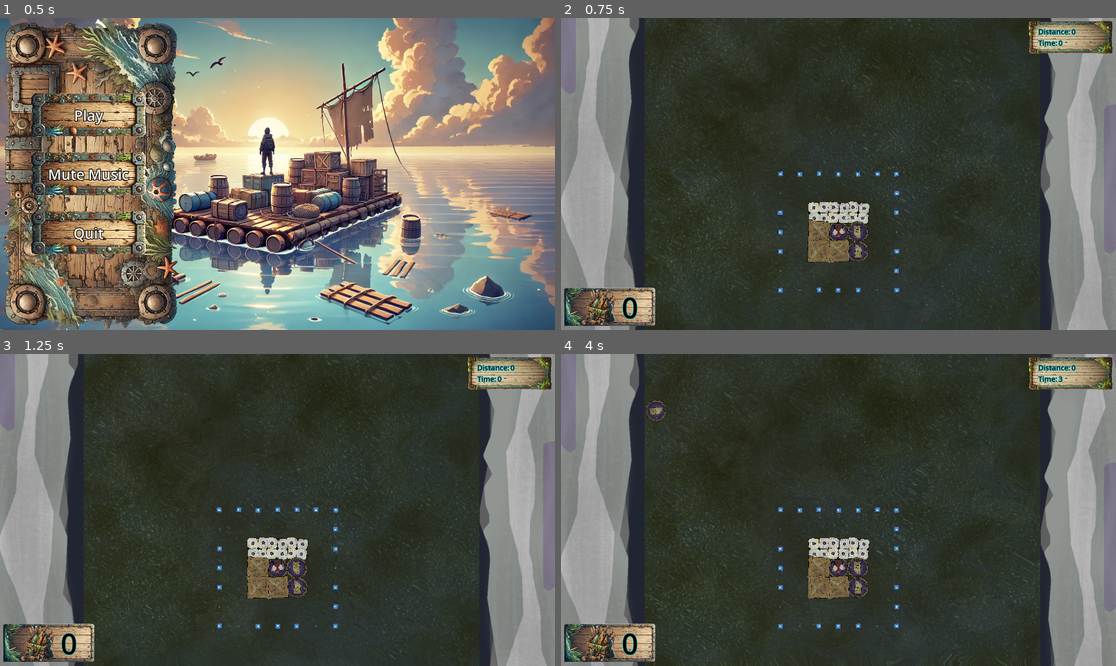
Above: before the commit, frames 1-4 (two rows, left to right).
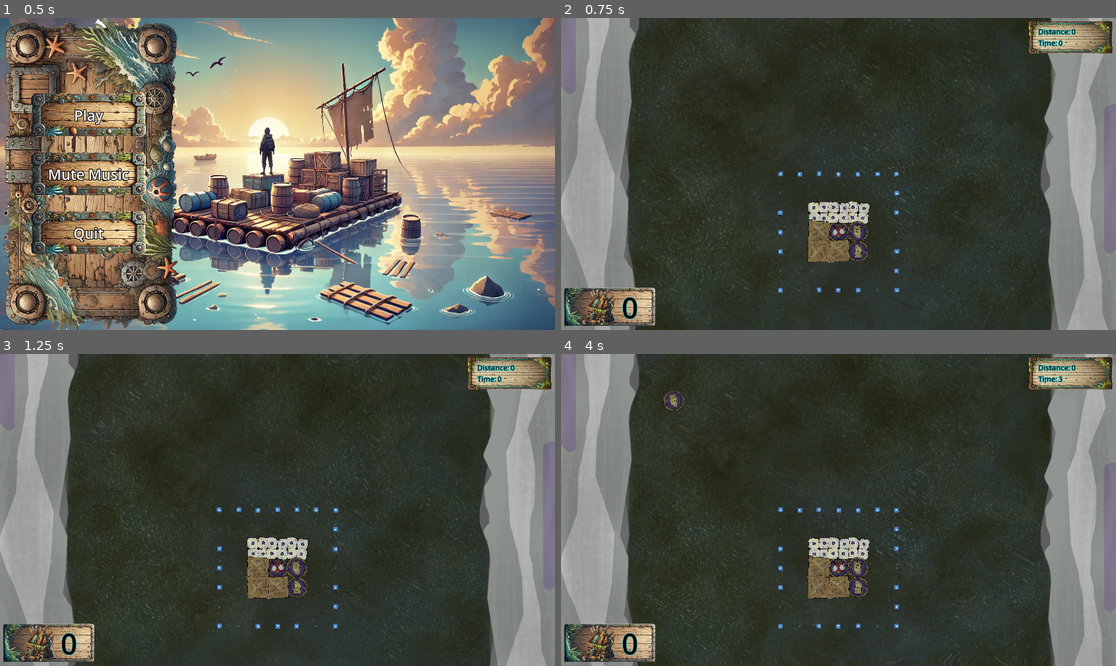
Above: after the commit, the same moments.

Repository: ARCsweden/GameJam2024FallA
Game: Godot game, scene res://UI/main_menu.tscn
Two runs of this game, one before a commit and one after it. Both use one fixed random seed, a clock stepped at 60 frames per second and the inputs below. The engine's default icon, where the game draws it, is replaced by a stand-in: a white triangle on a blue panel in a dark square.
Inputs (mouse positions are in pixels of both pictures, inside the frame that each line leads up to):
- Up to frame 1 (0.5 s): no input
- Up to frame 2 (0.75 s): click "Play" at 0.5 s
- Up to frame 3 (1.25 s): no input
- Up to frame 4 (4 s): tap Enter (DebugRebuild) at 1.25 s; move the mouse to (960, 494) at 1.27 s; click (960, 494) at 1.42 s; move the mouse to (727, 525) at 2.02 s; click (727, 525) at 2.17 s; move the mouse to (894, 441) at 2.77 s; click (894, 441) at 2.92 s; move the mouse to (810, 572) at 3.52 s; click (810, 572) at 3.67 s

Frame 1 is identical in both runs. In frame 2, 0.2% of the frame differs, in the area x 12-89%, y 0-94%; in frame 3, 0.1%; in frame 4, 0.6%, in the area x 12-89%, y 0-100%.

Commit message:
Separated walls and added bounce

Diff:
--- a/dontdrowntogether/Scenes/Walls.tscn
+++ b/dontdrowntogether/Scenes/Walls.tscn
@@ -1,7 +1,8 @@
-[gd_scene load_steps=5 format=3 uid="uid://becbpdg61vwge"]
+[gd_scene load_steps=6 format=3 uid="uid://becbpdg61vwge"]
 
 [ext_resource type="Script" path="res://Scripts/Walls.gd" id="1_qyktd"]
 [ext_resource type="Texture2D" uid="uid://3h803uy12370" path="res://icon.svg" id="2_l7dus"]
+[ext_resource type="Script" path="res://Scripts/wall.gd" id="2_pc87c"]
 
 [sub_resource type="RectangleShape2D" id="RectangleShape2D_qgky3"]
 size = Vector2(3373.5, 2823)
@@ -9,25 +10,33 @@
 [sub_resource type="RectangleShape2D" id="RectangleShape2D_2bc84"]
 size = Vector2(2904, 2858.5)
 
-[node name="Walls" type="RigidBody2D"]
-collision_layer = 16
-collision_mask = 16
-gravity_scale = 0.0
-lock_rotation = true
+[node name="Walls" type="Node2D"]
 script = ExtResource("1_qyktd")
 
-[node name="LeftWall" type="CollisionShape2D" parent="."]
+[node name="LeftWall" type="StaticBody2D" parent="."]
+collision_layer = 20
+collision_mask = 20
+constant_linear_velocity = Vector2(150, 0)
+
+[node name="LeftWallCollision" type="CollisionShape2D" parent="LeftWall"]
 position = Vector2(-1688, -446)
 shape = SubResource("RectangleShape2D_qgky3")
+script = ExtResource("2_pc87c")
 metadata/_edit_group_ = true
 
-[node name="Sprite2D" type="Sprite2D" parent="LeftWall"]
+[node name="Sprite2D" type="Sprite2D" parent="LeftWall/LeftWallCollision"]
 texture = ExtResource("2_l7dus")
 
-[node name="RightWall" type="CollisionShape2D" parent="."]
+[node name="RightWall" type="StaticBody2D" parent="."]
+collision_layer = 20
+collision_mask = 20
+constant_linear_velocity = Vector2(-150, 0)
+
+[node name="RightWallCollision" type="CollisionShape2D" parent="RightWall"]
 position = Vector2(3495, -399)
 shape = SubResource("RectangleShape2D_2bc84")
+script = ExtResource("2_pc87c")
 metadata/_edit_group_ = true
 
-[node name="Sprite2D" type="Sprite2D" parent="RightWall"]
+[node name="Sprite2D" type="Sprite2D" parent="RightWall/RightWallCollision"]
 texture = ExtResource("2_l7dus")
